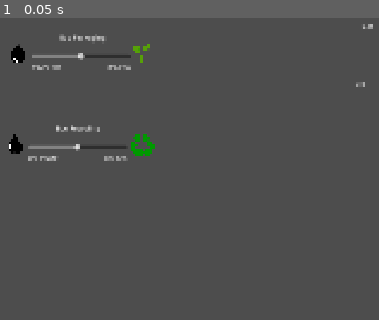
Above: before the commit, frame 1.
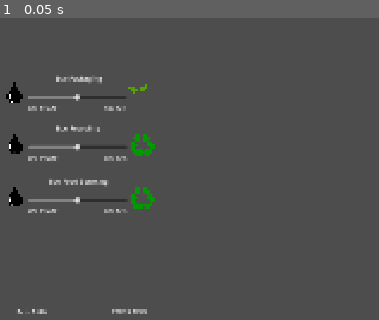
Above: after the commit, the same moment.

Repository: theresaaung/HACKATHON
Game: Godot game, scene res://main.tscn
Two runs of this game, one before a commit and one after it. Both use one fixed random seed, a clock stepped at 60 frames per second and the inputs below.
Inputs:
- Up to frame 1 (0.05 s): no input

The runs differ from the first frame. In frame 1, 3.0% of the frame differs, in the area x 1-99%, y 1-99%.

Commit message:
Added options

Diff:
--- /dev/null
+++ b/company-net-zero-sim/food_option.tscn
@@ -0,0 +1,63 @@
+[gd_scene load_steps=4 format=3 uid="uid://qss1tso47pqb"]
+
+[ext_resource type="Script" path="res://slider_option.gd" id="1_gd56u"]
+[ext_resource type="Texture2D" uid="uid://lavrehuvmvug" path="res://icons/Recycling Logo.svg" id="2_osyly"]
+[ext_resource type="Texture2D" uid="uid://dnyitot5cjo8s" path="res://icons/Oil Drop Icon.svg" id="3_8wodq"]
+
+[node name="FoodOption" type="Control"]
+layout_mode = 3
+anchors_preset = 15
+anchor_right = 1.0
+anchor_bottom = 1.0
+offset_right = -1476.0
+offset_bottom = -908.0
+grow_horizontal = 2
+grow_vertical = 2
+script = ExtResource("1_gd56u")
+
+[node name="Title" type="Label" parent="."]
+layout_mode = 0
+offset_left = 152.0
+offset_top = 16.0
+offset_right = 293.0
+offset_bottom = 39.0
+text = "Eco Food Sourcing"
+horizontal_alignment = 1
+
+[node name="Slider" type="HSlider" parent="."]
+layout_mode = 0
+offset_left = 101.64
+offset_top = 64.64
+offset_right = 338.64
+offset_bottom = 80.64
+min_value = -50.0
+max_value = 50.0
+
+[node name="EcoPercent" type="Label" parent="."]
+layout_mode = 0
+offset_left = 227.64
+offset_top = 87.64
+offset_right = 338.64
+offset_bottom = 110.64
+text = "0% Eco"
+horizontal_alignment = 2
+
+[node name="ProfitPercent" type="Label" parent="."]
+layout_mode = 0
+offset_left = 101.64
+offset_top = 87.64
+offset_right = 221.64
+offset_bottom = 110.64
+text = "0% Profit"
+
+[node name="PlantIcon" type="Sprite2D" parent="."]
+position = Vector2(374.99997, 69)
+scale = Vector2(0.085, 0.085)
+texture = ExtResource("2_osyly")
+
+[node name="OilDropIcon" type="Sprite2D" parent="."]
+position = Vector2(78.64, 78.64)
+scale = Vector2(0.16, 0.16)
+texture = ExtResource("3_8wodq")
+
+[connection signal="value_changed" from="Slider" to="." method="_on_slider_value_changed"]
--- a/company-net-zero-sim/main.tscn
+++ b/company-net-zero-sim/main.tscn
@@ -1,32 +1,47 @@
-[gd_scene load_steps=4 format=3 uid="uid://b6odmkpsmvied"]
+[gd_scene load_steps=5 format=3 uid="uid://b6odmkpsmvied"]
 
 [ext_resource type="Script" path="res://simulation.gd" id="1_ig7tw"]
 [ext_resource type="PackedScene" uid="uid://dmmrlmxp8takm" path="res://packaging_option.tscn" id="2_0xm2m"]
 [ext_resource type="PackedScene" uid="uid://capnrof4hall6" path="res://recycling_option.tscn" id="3_h2yge"]
+[ext_resource type="PackedScene" uid="uid://qss1tso47pqb" path="res://food_option.tscn" id="4_1bvp3"]
 
 [node name="Main" type="Node2D"]
 script = ExtResource("1_ig7tw")
 
 [node name="profit" type="Label" parent="."]
-offset_left = 958.0
-offset_top = 188.0
-offset_right = 1291.0
-offset_bottom = 267.0
+offset_left = 356.0
+offset_top = 871.0
+offset_right = 689.0
+offset_bottom = 950.0
+text = "Total Profit:"
 
 [node name="eco" type="Label" parent="."]
-offset_left = 942.0
-offset_top = 326.0
-offset_right = 1275.0
-offset_bottom = 405.0
+offset_left = 130.0
+offset_top = 874.0
+offset_right = 463.0
+offset_bottom = 953.0
+text = "Total Eco:"
 
 [node name="PackagingOption" parent="." instance=ExtResource("2_0xm2m")]
-offset_left = 63.0
-offset_top = 199.0
-offset_right = 63.0
-offset_bottom = 199.0
+offset_left = 54.0
+offset_top = 297.0
+offset_right = 54.0
+offset_bottom = 297.0
+eco_mult = 0.2
+profit_mult = 0.1
 
 [node name="RecyclingOption" parent="." instance=ExtResource("3_h2yge")]
 offset_left = 55.0
 offset_top = 417.0
 offset_right = 55.0
 offset_bottom = 417.0
+eco_mult = 0.6
+profit_mult = 0.4
+
+[node name="FoodOption" parent="." instance=ExtResource("4_1bvp3")]
+offset_left = 55.0
+offset_top = 544.0
+offset_right = 55.0
+offset_bottom = 544.0
+eco_mult = 0.3
+profit_mult = 0.3
--- a/company-net-zero-sim/simulation.gd
+++ b/company-net-zero-sim/simulation.gd
@@ -4,6 +4,7 @@
 
 @onready var packaging_option: Control = $PackagingOption
 @onready var recycling_option: Control = $RecyclingOption
+@onready var food_option: Control = $FoodOption
 
 # Slider variables
 
@@ -25,11 +26,10 @@
 # Called every frame. 'delta' is the elapsed time since the previous frame.
 func _process(delta: float) -> void:
 	calculate_total_percents()
-	eco.text = str(total_eco_percent)
-	profit.text = str(total_profit_percent)
+	eco.text = "Eco: " + str(total_eco_percent) + "%"
+	profit.text = "Profit: " + str(total_profit_percent) + "%"
 
 
 func calculate_total_percents():
-	#total_eco_percent = packaging_option.get_eco_percent() + recycling_option.get_eco_percent()
-	#total_profit_percent = packaging_option.get_profit_percent() + recycling_option.get_profit_percent()
-	pass
+	total_eco_percent = packaging_option.get_eco_percent() + recycling_option.get_eco_percent() + food_option.get_eco_percent()
+	total_profit_percent = packaging_option.get_profit_percent() + recycling_option.get_profit_percent() + food_option.get_profit_percent()
--- a/company-net-zero-sim/slider_option.gd
+++ b/company-net-zero-sim/slider_option.gd
@@ -3,17 +3,40 @@
 var eco_percent: float = 0
 var profit_percent: float = 0
 
+@export var eco_mult: float
+@export var profit_mult: float
+
+
 @onready var eco_percent_label: Label = $EcoPercent
 @onready var profit_percent_label: Label = $ProfitPercent
 
 
+
+
 func _on_slider_value_changed(value: float) -> void:
-	eco_percent = value
-	profit_percent = -value
+	eco_percent = value * eco_mult
+	profit_percent = -value * profit_mult
+	update_labels()
+
+
+
+
+func update_labels() -> void:
+	if eco_percent < 0:
+		eco_percent_label.modulate = Color.RED
+	else:
+		eco_percent_label.modulate = Color.GREEN
+
+	if profit_percent < 0:
+		profit_percent_label.modulate = Color.RED
+	else:
+		profit_percent_label.modulate = Color.GREEN
+
 
 
 	eco_percent_label.text = str(eco_percent) + "% Eco"
 	profit_percent_label.text = str(profit_percent) + "% Profit"
+
 
 
 func get_eco_percent():
